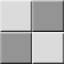
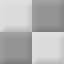
Two versions of the same layered image (64x64). Layer-by-layer changes:
pixels changed over [0, 0, 64, 64] (layer not identified)
